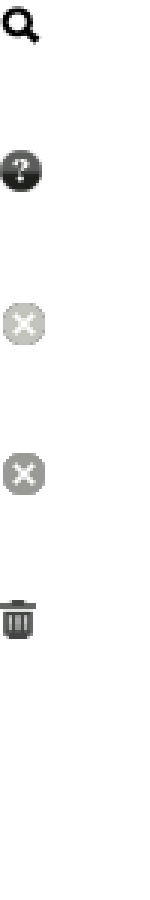
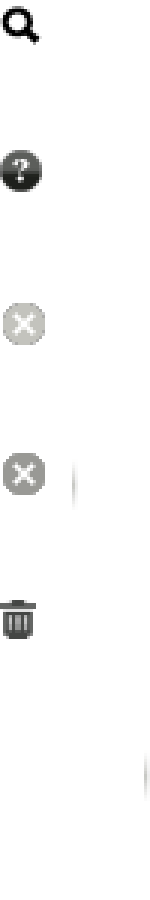
Layers edited between the first and the second 150x900 image:
added layer "Untitled Layer 8" above "Untitled Layer 7" over (x1=144, y1=753, x2=150, y2=801)
added layer "Untitled Layer 7" above "Untitled Layer 6" over (x1=72, y1=462, x2=78, y2=510)
